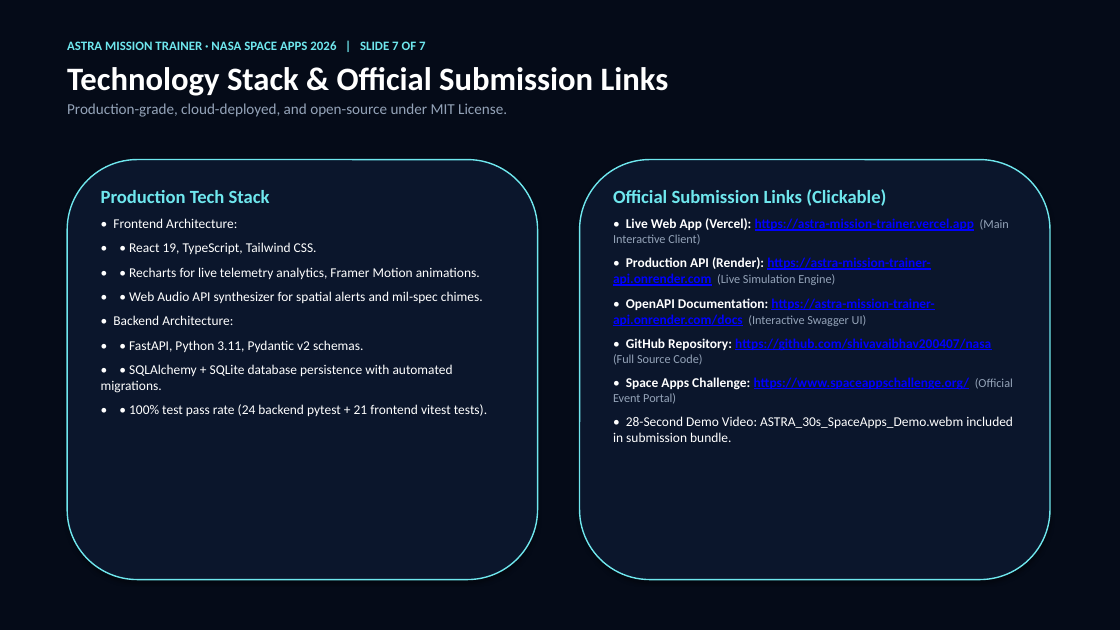
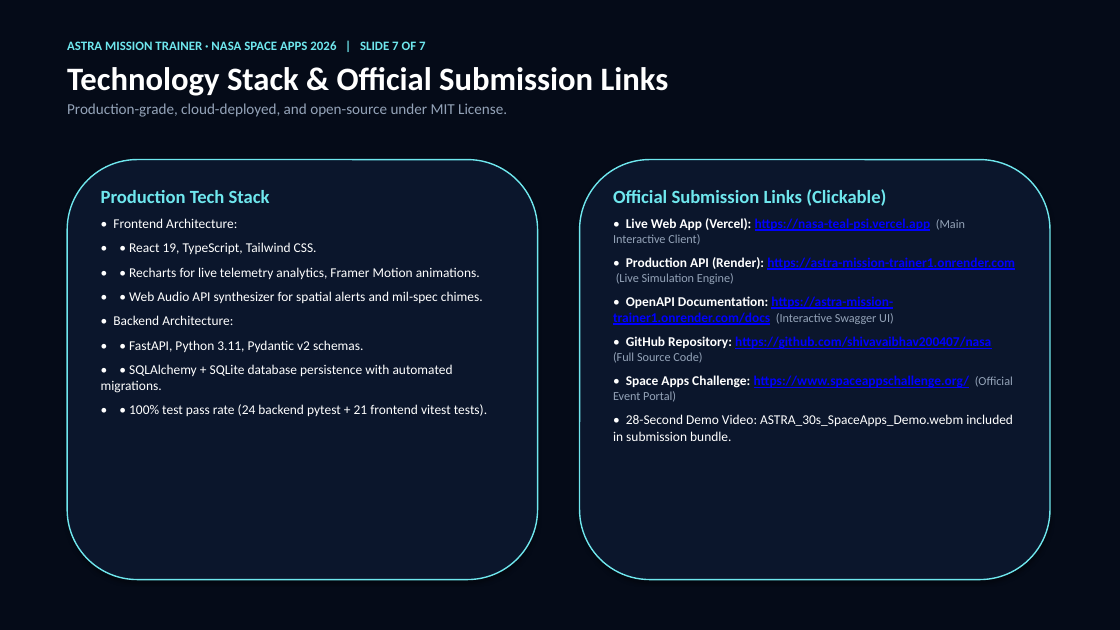
Before and after one commit to shivavaibhav200407/nasa, a slide deck: slide 7 of ASTRA_NASA_SpaceApps_Presentation.pptx. Drawn at 1120x630 pixels with LibreOffice and Linux fonts; fonts in the diff are those of the drawing. Boxes give left, top, right and bottom in pixels: in the first picture for what was removed or moved away, otherwise in the second. Text is boxed around its words. In the diff, an @@ line names an element or a change of style, - is before the commit and + after.

Commit message:
chore: configure production deployment URLs, Vercel API proxy, and presentation links

```diff
--- a/ASTRA_NASA_SpaceApps_Presentation.pptx
+++ b/ASTRA_NASA_SpaceApps_Presentation.pptx
@@ text at (613,218,1015,325): text changed @@
-• Live Web App (Vercel): https://astra-mission-trainer.vercel.app (Main Interactive Client)
-• Production API (Render): https://astra-mission-trainer-api.onrender.com (Live Simulation Engine)
-• OpenAPI Documentation: https://astra-mission-trainer-api.onrender.com/docs (Interactive Swagger UI)
+• Live Web App (Vercel): https://nasa-teal-psi.vercel.app (Main Interactive Client)
+• Production API (Render): https://astra-mission-trainer1.onrender.com (Live Simulation Engine)
+• OpenAPI Documentation: https://astra-mission-trainer1.onrender.com/docs (Interactive Swagger UI)
```
Also in this commit, not shown: 1 other slide changed, 6 other files.
